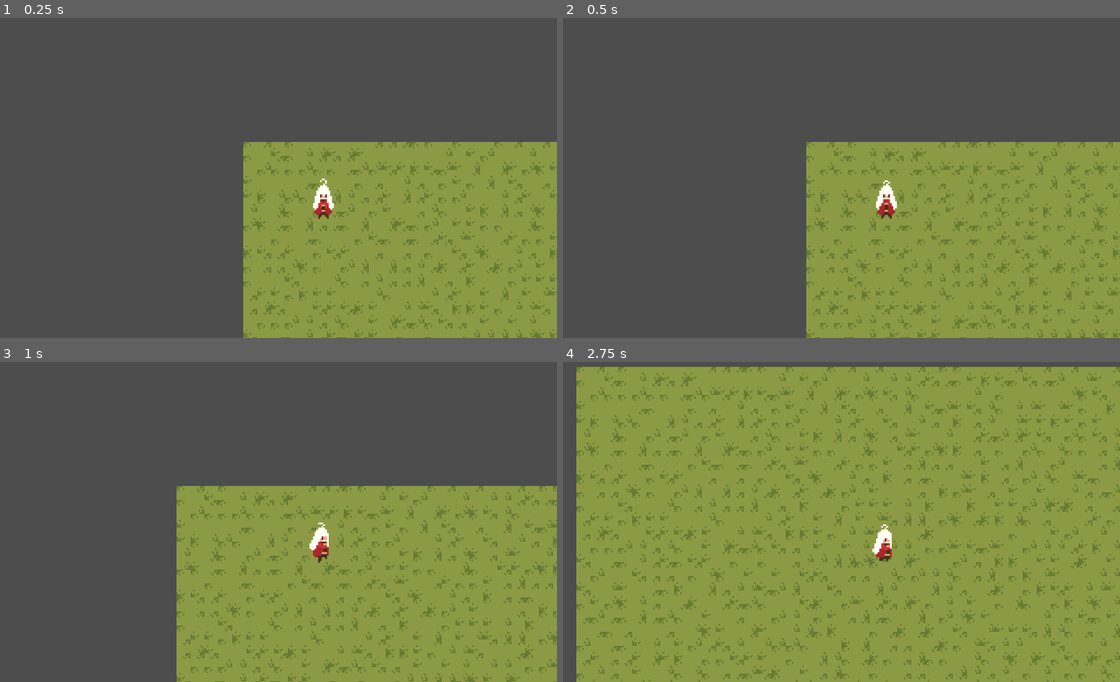
Above: before the commit, frames 1-4 (two rows, left to right).
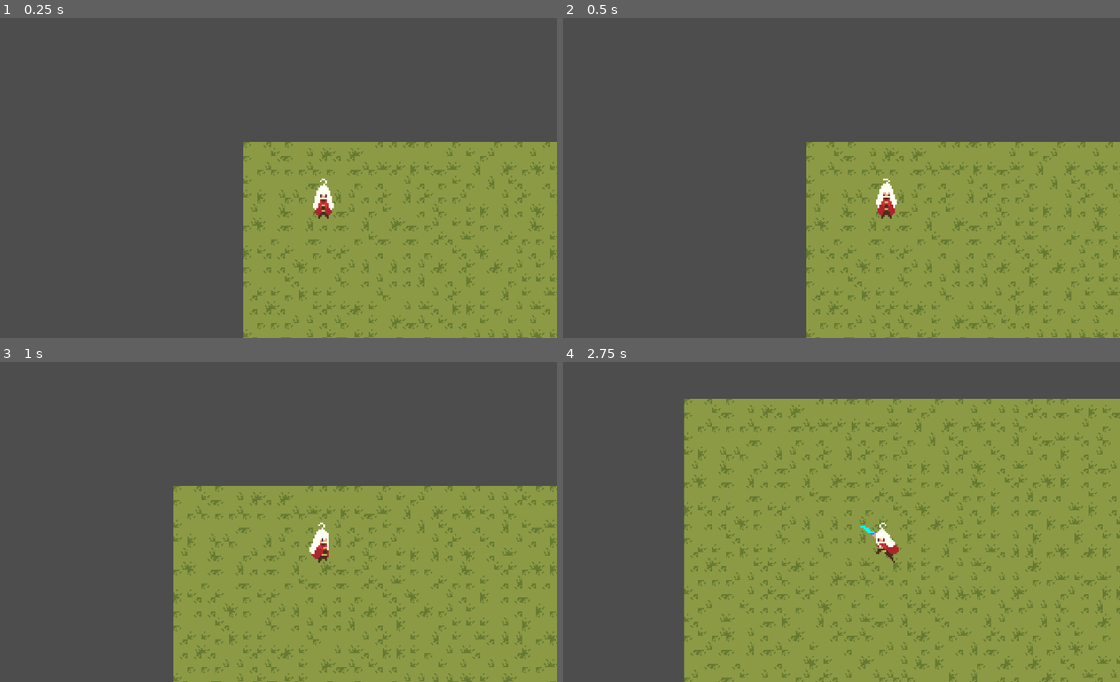
Above: after the commit, the same moments.

Repository: sosring/red-hood-game
Game: Godot game, scene res://scenes/world/world.tscn
Two runs of this game, one before a commit and one after it. Both use one fixed random seed, a clock stepped at 60 frames per second and the inputs below.
Inputs (mouse positions are in pixels of both pictures, inside the frame that each line leads up to):
- Up to frame 1 (0.25 s): no input
- Up to frame 2 (0.5 s): no input
- Up to frame 3 (1 s): tap Enter (ui_accept) at 0.5 s; move the mouse to (378, 467) at 0.52 s; hold D (move_right) from 0.53 s (still down); hold Enter (ui_accept) from 0.53 s (still down); click (378, 467) at 0.67 s
- Up to frame 4 (2.75 s): move the mouse to (679, 506) at 1.27 s; release D (move_right) at 1.28 s; release Enter (ui_accept) at 1.28 s; hold Down (move_down) 1.28-2.03 s; tap Enter (ui_accept) at 1.35, 1.52, 1.82 s; click (679, 506) at 1.42 s; move the mouse to (869, 400) at 2.02 s; hold D (move_right) from 2.03 s (still down); hold Enter (ui_accept) from 2.03 s (still down); click (869, 400) at 2.17 s

Frame 1 is identical in both runs. In frame 2, 0.1% of the frame differs, in the area x 56-60%, y 50-62%; in frame 3, 5.7%; in frame 4, 38%, in the area x 2-100%, y 1-100%.

Commit message:
script for character movement and attack animations

Diff:
--- a/scenes/player/player.gd
+++ b/scenes/player/player.gd
@@ -2,30 +2,10 @@
 
 @export var speed = 400
 @onready var animated_sprite_2d = $AnimatedSprite2D
+
 var direction = 'down';
-
-func set_character_movement_animation():
-	if velocity == Vector2.ZERO: animated_sprite_2d.animation = direction + '_idle'
-	else:
-		if velocity.x < -1 or velocity.x > 1: direction = 'side'
-		if velocity.y < -1: direction = 'up'
-		if velocity.y > 1: direction = 'down'
-
-		animated_sprite_2d.animation = direction + '_movement'
-
-	print(velocity.x)
-	#animated_sprite_2d.flip_h = true if velocity.x < -1 else false
-	if velocity.x > 1: animated_sprite_2d.flip_h = false
-	elif velocity.x < -1: animated_sprite_2d.flip_h = true
-
-func get_input():
-	if Input.is_mouse_button_pressed(MOUSE_BUTTON_LEFT):
-		print(direction  + '_attack')
-		velocity = Vector2.ZERO
-		animated_sprite_2d.animation = direction  + '_attack'
-	else:
-		var input_direction = Input.get_vector("move_left", "move_right", "move_up", "move_down")
-		velocity = input_direction * speed
+var character_state = '_idle'
+var attack_mode = false
 
 
 func _physics_process(delta):
@@ -34,3 +14,31 @@
 	move_and_slide()
 
 	set_character_movement_animation()
+
+
+func set_character_movement_animation():
+
+	if not attack_mode:
+		if velocity == Vector2.ZERO: character_state = '_idle'
+		else: character_state = '_movement'
+
+	if velocity.x < -1 or velocity.x > 1: direction = 'side'
+	if velocity.y < -1: direction = 'up'
+	if velocity.y > 1: direction = 'down'
+
+	if velocity.x > 1: animated_sprite_2d.flip_h = false
+	elif velocity.x < -1: animated_sprite_2d.flip_h = true
+
+	animated_sprite_2d.animation = direction + character_state
+
+
+func get_input():
+	if Input.is_action_pressed("ui_accept"):
+		attack_mode = true
+		character_state = '_attack'
+		velocity = Vector2.ZERO
+	elif Input.is_action_just_released('ui_accept'):
+		attack_mode = false
+	else:
+		var input_direction = Input.get_vector("move_left", "move_right", "move_up", "move_down")
+		velocity = input_direction * speed
--- a/scenes/player/player.tscn
+++ b/scenes/player/player.tscn
@@ -778,7 +778,7 @@
 }]
 
 [sub_resource type="CapsuleShape2D" id="CapsuleShape2D_b15m3"]
-radius = 4.0
+radius = 3.0
 height = 18.0
 
 [node name="CharacterBody2D" type="CharacterBody2D"]
@@ -788,12 +788,12 @@
 [node name="AnimatedSprite2D" type="AnimatedSprite2D" parent="."]
 position = Vector2(46, 34)
 sprite_frames = SubResource("SpriteFrames_t1ynm")
-animation = &"up_movement"
+animation = &"down_idle"
 autoplay = "down_idle"
-frame_progress = 0.391327
+frame_progress = 0.681197
 
 [node name="CollisionShape2D" type="CollisionShape2D" parent="."]
-position = Vector2(46, 34)
+position = Vector2(46, 33)
 shape = SubResource("CapsuleShape2D_b15m3")
 
 [node name="Camera2D" type="Camera2D" parent="."]
